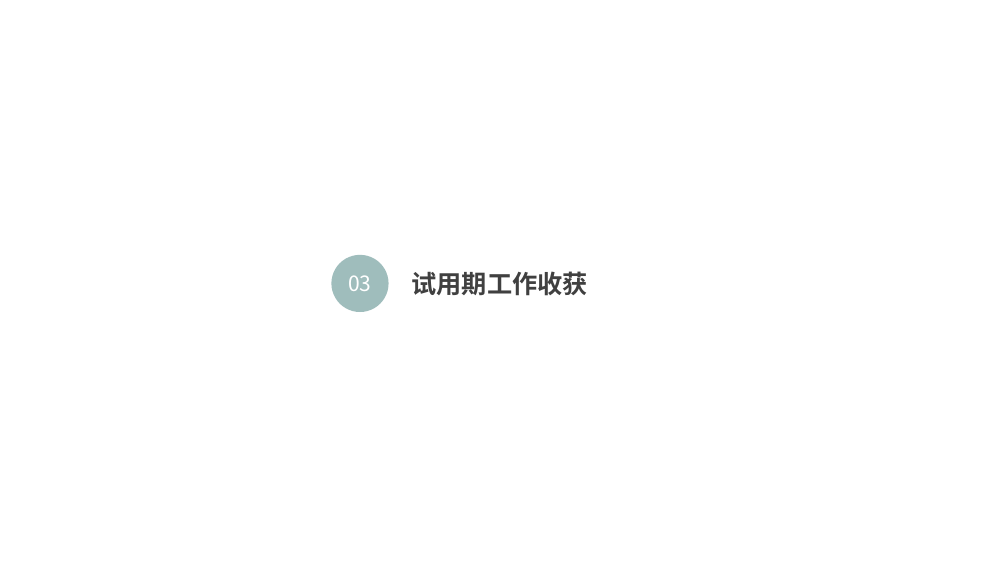
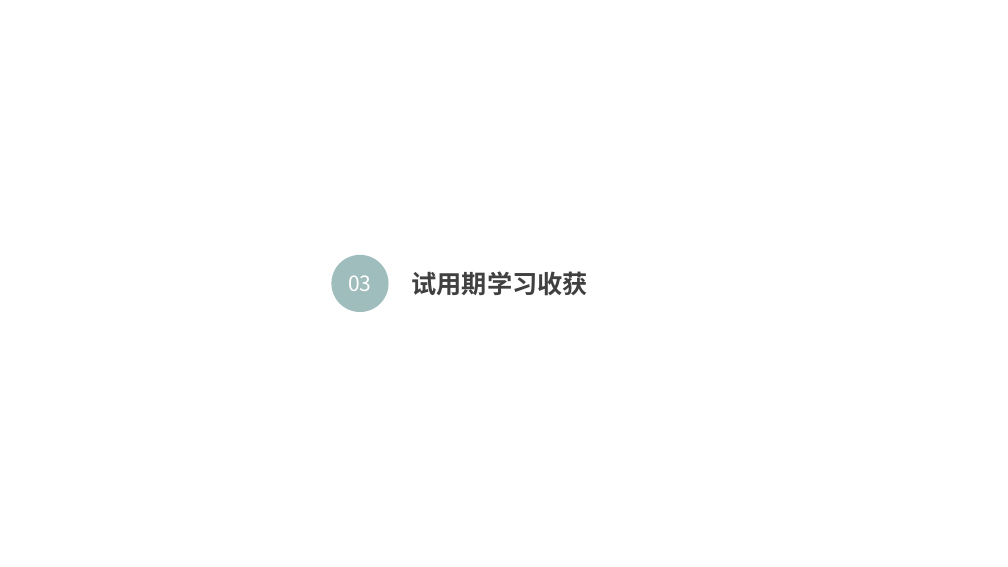
Before and after one commit to gs-wlzhou/FormalDefense, a slide deck: slide 11 of 转正答辩.pptx. Drawn at 1008x567 pixels with LibreOffice and Linux fonts; fonts in the diff are those of the drawing. Boxes give left, top, right and bottom in pixels: in the first picture for what was removed or moved away, otherwise in the second. Text is boxed around its words. In the diff, an @@ line names an element or a change of style, - is before the commit and + after.

```diff
--- a/转正答辩.pptx
+++ b/转正答辩.pptx
@@ text at box(412, 271, 588, 296): text changed @@
-试用期工作收获
+试用期学习收获
```
Also in this commit, not shown: 1 other slide changed, 4 slides added.
